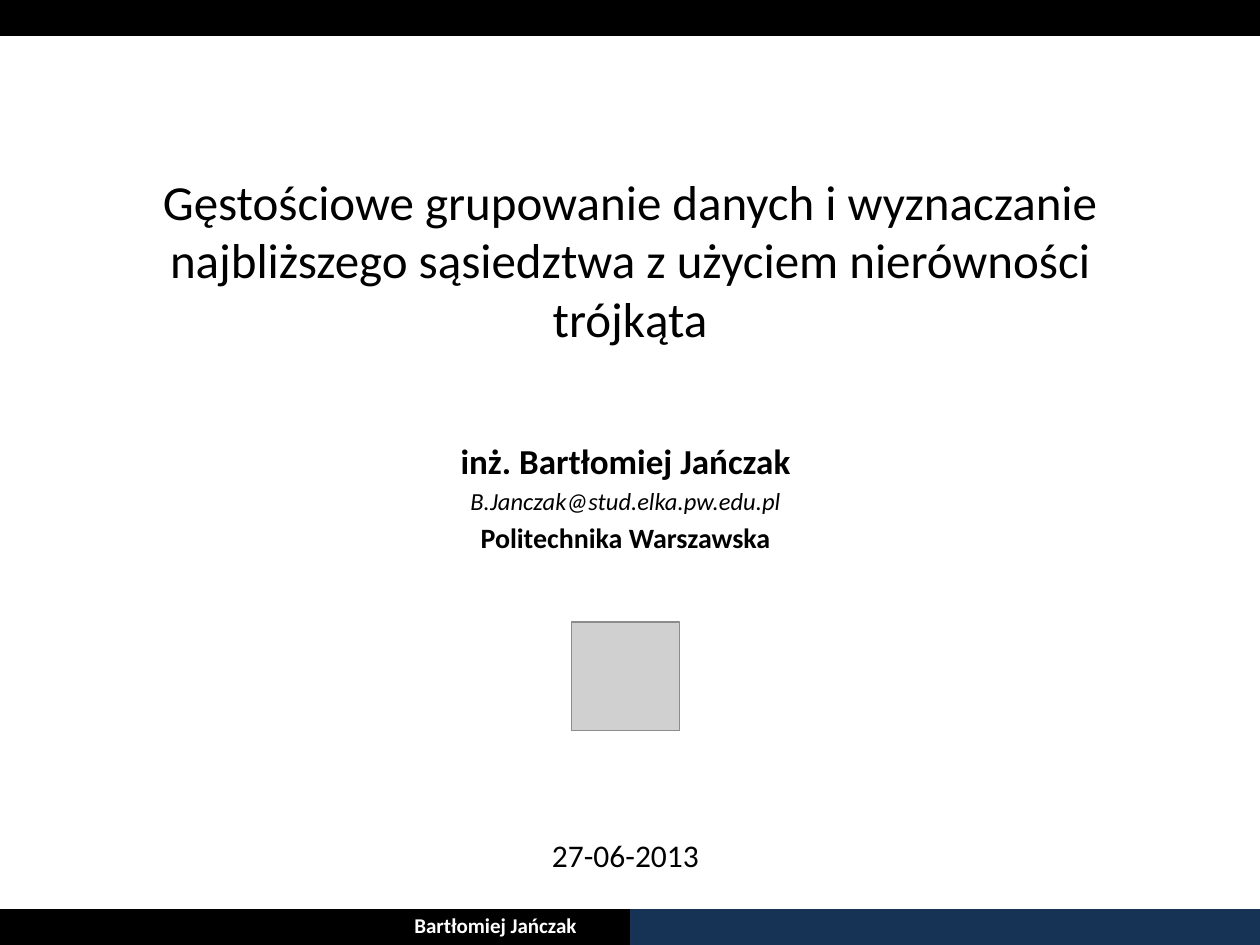
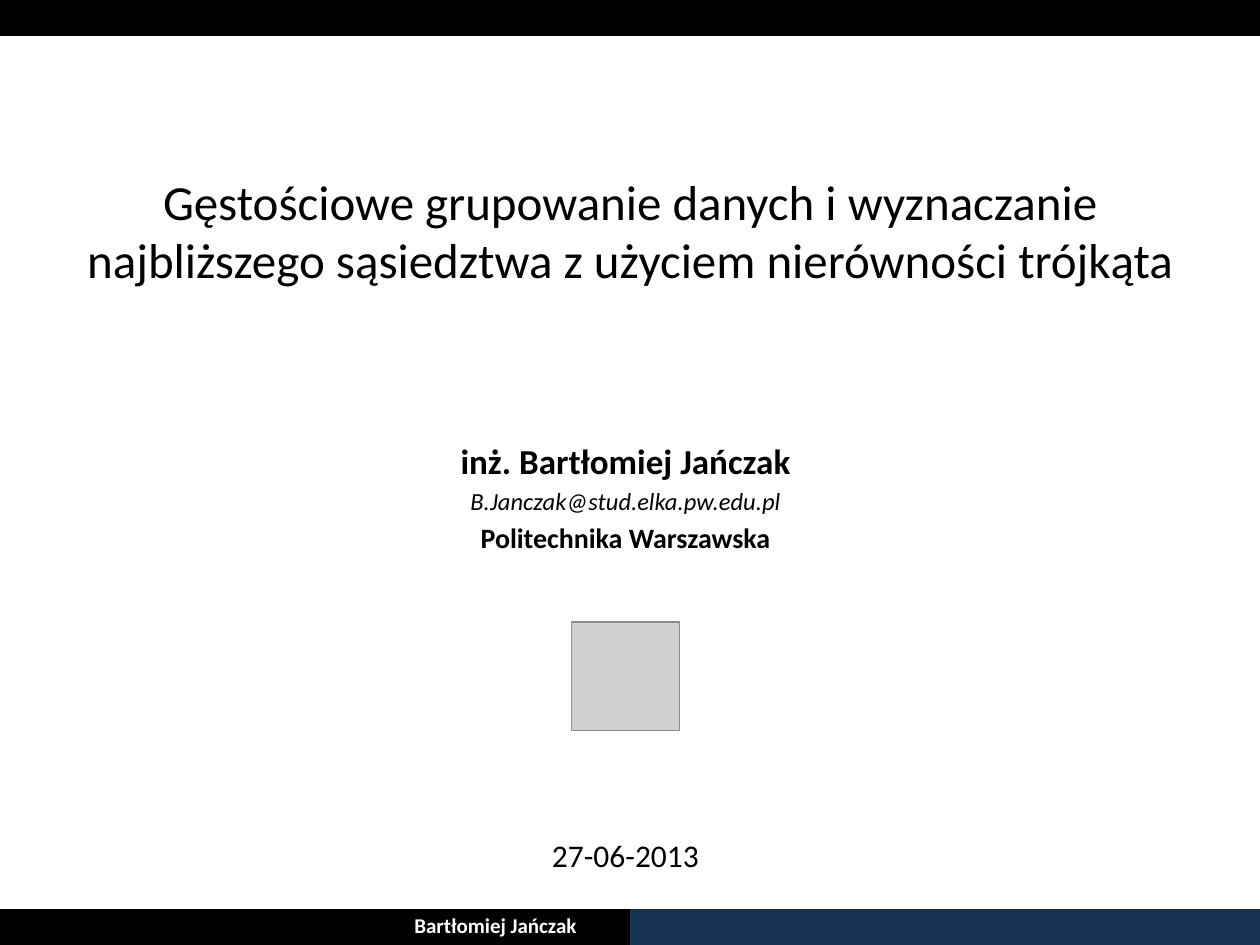
Before and after one commit to bjanczak/mgr, a slide deck: slide 1 of documents/prezentacja/Bartlomiej_Janczak_22_06_2013.pptx. Drawn at 1260x945 pixels with LibreOffice and Linux fonts; fonts in the diff are those of the drawing; grey boxes stand for pictures. Boxes give left, top, right and bottom in pixels: in the first picture for what was removed or moved away, otherwise in the second. Text is boxed around its words. In the diff, an @@ line names an element or a change of style, - is before the commit and + after.

```diff
--- a/documents/prezentacja/Bartlomiej_Janczak_22_06_2013.pptx
+++ b/documents/prezentacja/Bartlomiej_Janczak_22_06_2013.pptx
@@ text "Gęstościowe grupowanie danych i wyznaczanie ..." rewrapped from (163,186,1097,346) to (87,186,1173,287) @@
```
Also in this commit, not shown: 7 other slides changed, 1 slide added.
